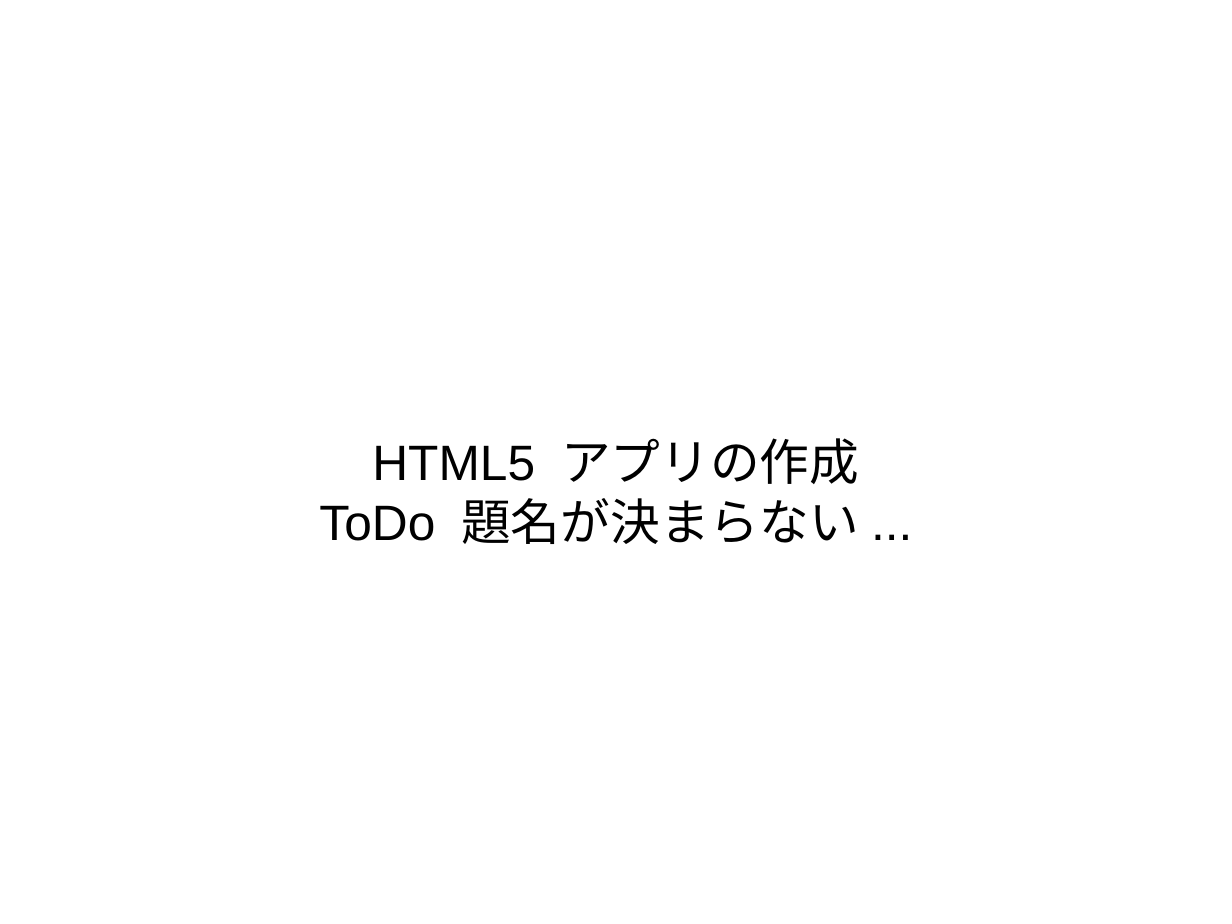
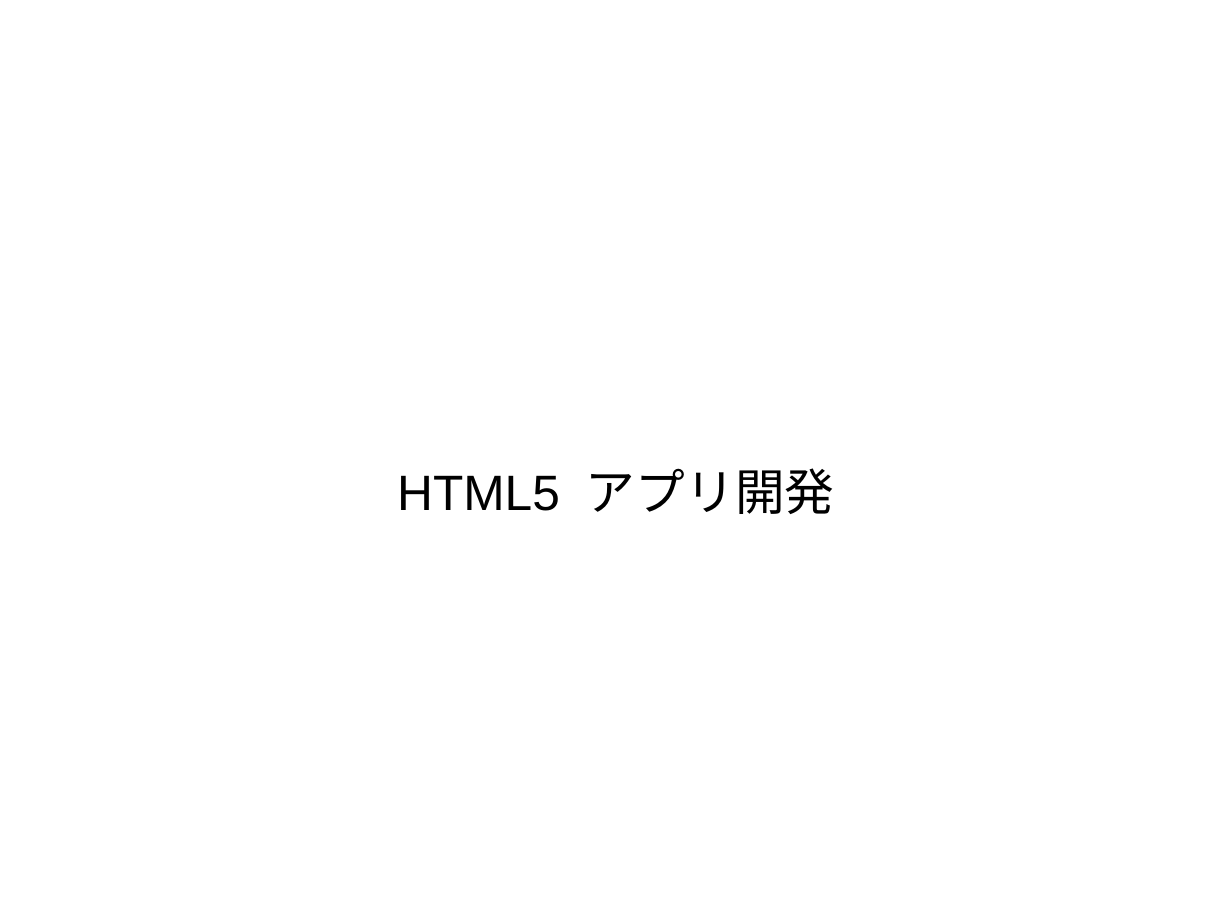
Before and after one commit to masakura/slides, a slide deck: slide 1 of html5jk#1/slide2.odp. Drawn at 1232x924 pixels with LibreOffice and Linux fonts; fonts in the diff are those of the drawing; background and template pictures are left out. Boxes give left, top, right and bottom in pixels: in the first picture for what was removed or moved away, otherwise in the second. Text is boxed around its words. In the diff, an @@ line names an element or a change of style, - is before the commit and + after.

```diff
--- a/html5jk#1/slide2.odp
+++ b/html5jk#1/slide2.odp
@@ subtitle at <box>397,468,834,514</box>: text changed @@
-HTML5 アプリの作成
-ToDo 題名が決まらない...
+HTML5 アプリ開発
```
Also in this commit, not shown: 3 other slides changed, 3 slides added, 2 slides removed.
